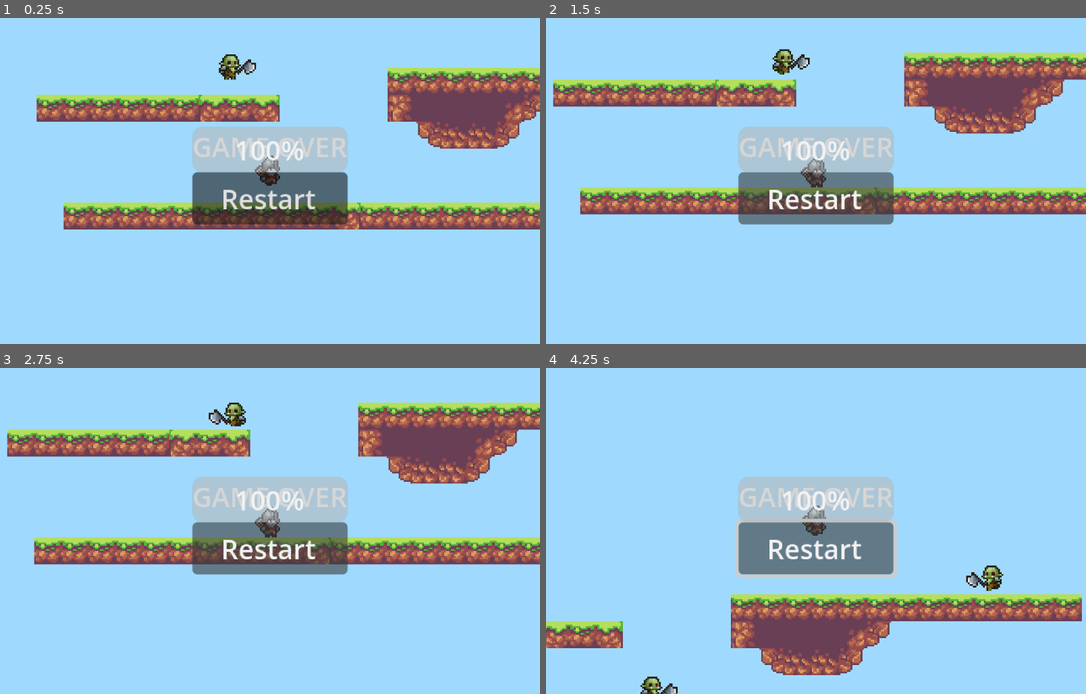
Above: before the commit, frames 1-4 (two rows, left to right).
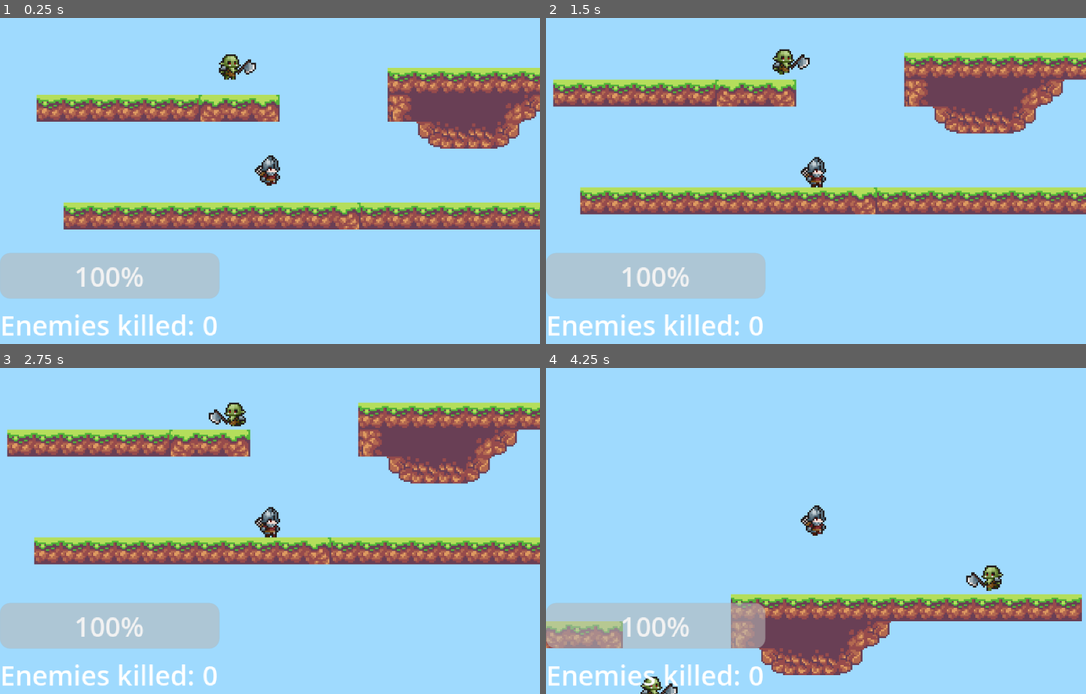
Above: after the commit, the same moments.

Repository: eugene-kotyashov/platformer-2d-godot
Game: Godot game, scene res://main_scene.tscn
The game is run twice, just before and just after one commit, with the same random seed, the same clock (stepped at 60 frames per second) and the same inputs.
Inputs (mouse positions are in pixels of both pictures, inside the frame that each line leads up to):
- Up to frame 1 (0.25 s): no input
- Up to frame 2 (1.5 s): click (816, 197) at 0.5 s, where only the run before the commit has a clickable "Restart"; click (816, 197) at 1.25 s, where only the run before the commit has a clickable "Restart"
- Up to frame 3 (2.75 s): click (270, 547) at 2 s, where only the run before the commit has a clickable "Restart"
- Up to frame 4 (4.25 s): tap Enter (ui_accept) at 2.75, 3.02, 3.77 s; hold A (attack) 2.78-3.53 s; hold Right (ui_right) from 2.78 s (still down); tap A (attack) at 3.6 s

The runs differ from the first frame. In frame 1, 15% of the frame differs, in the area x 0-65%, y 33-98%; in frame 2, 15%; in frame 3, 15%; in frame 4, 16%.

Commit message:
added game over screen, enemy kill count display

Diff:
--- a/character_controller.gd
+++ b/character_controller.gd
@@ -7,6 +7,7 @@
 var health: float
 
 signal health_changed
+signal death
 
 func get_attack_damage():
 	pass
--- a/enemy/enemy_controller.gd
+++ b/enemy/enemy_controller.gd
@@ -66,8 +66,10 @@
 		print(name, " is hit by ", hitter.name )
 		var incoming_damage = hitter.get_attack_damage()
 		health -= incoming_damage
+		if health <= 0:
+			emit_signal("death")
 		print(name, " received damage ",
-		incoming_damage, " health left ", health)
+		incoming_damage, " health ", health)
 		if health > 0:
 			state_machine.transition("hurt_state", true)
 		else:
--- a/main_scene.tscn
+++ b/main_scene.tscn
@@ -3,7 +3,8 @@
 [ext_resource type="PackedScene" uid="uid://desh00nq3piyw" path="res://enemy/enemy.tscn" id="1_gyfs4"]
 [ext_resource type="PackedScene" uid="uid://ddpkv74m0hoto" path="res://player/player.tscn" id="2_d5x1h"]
 [ext_resource type="Texture2D" uid="uid://u4ucqskeo23k" path="res://art/tileset.png" id="3_8mm7a"]
-[ext_resource type="Script" uid="uid://cacuhu6ctjsob" path="res://ui.gd" id="4_d5x1h"]
+[ext_resource type="Script" uid="uid://cacuhu6ctjsob" path="res://ui_status.gd" id="4_d5x1h"]
+[ext_resource type="Script" uid="uid://diu0xdcj5g6qx" path="res://ui_game_over.gd" id="5_8mm7a"]
 
 [sub_resource type="TileSetAtlasSource" id="TileSetAtlasSource_sb12i"]
 texture = ExtResource("3_8mm7a")
@@ -295,12 +296,13 @@
 position = Vector2(220, 8)
 shape = SubResource("WorldBoundaryShape2D_4ptq8")
 
-[node name="CanvasLayer" type="CanvasLayer" parent="." unique_id=1945028288 node_paths=PackedStringArray("player", "health_bar")]
-script = ExtResource("4_d5x1h")
+[node name="GameOverScreen" type="CanvasLayer" parent="." unique_id=1945028288 node_paths=PackedStringArray("button", "player")]
+visible = false
+script = ExtResource("5_8mm7a")
+button = NodePath("MarginContainer/CenterContainer/VBoxContainer/Button")
 player = NodePath("../Player")
-health_bar = NodePath("MarginContainer/ProgressBar")
-
-[node name="MarginContainer" type="MarginContainer" parent="CanvasLayer" unique_id=1257421500]
+
+[node name="MarginContainer" type="MarginContainer" parent="GameOverScreen" unique_id=1257421500]
 anchors_preset = 8
 anchor_left = 0.5
 anchor_top = 0.5
@@ -313,21 +315,52 @@
 grow_horizontal = 2
 grow_vertical = 2
 
-[node name="CenterContainer" type="CenterContainer" parent="CanvasLayer/MarginContainer" unique_id=1562999953]
-layout_mode = 2
-
-[node name="VBoxContainer" type="VBoxContainer" parent="CanvasLayer/MarginContainer/CenterContainer" unique_id=2118227212]
-layout_mode = 2
-
-[node name="Label" type="Label" parent="CanvasLayer/MarginContainer/CenterContainer/VBoxContainer" unique_id=1861343832]
+[node name="CenterContainer" type="CenterContainer" parent="GameOverScreen/MarginContainer" unique_id=1562999953]
+layout_mode = 2
+
+[node name="VBoxContainer" type="VBoxContainer" parent="GameOverScreen/MarginContainer/CenterContainer" unique_id=2118227212]
+layout_mode = 2
+
+[node name="Label" type="Label" parent="GameOverScreen/MarginContainer/CenterContainer/VBoxContainer" unique_id=1861343832]
 layout_mode = 2
 text = "GAME OVER"
 
-[node name="Button" type="Button" parent="CanvasLayer/MarginContainer/CenterContainer/VBoxContainer" unique_id=79496955]
+[node name="Button" type="Button" parent="GameOverScreen/MarginContainer/CenterContainer/VBoxContainer" unique_id=79496955]
 layout_mode = 2
 text = "Restart"
 
-[node name="ProgressBar" type="ProgressBar" parent="CanvasLayer/MarginContainer" unique_id=1258469745]
-layout_mode = 2
-
-[connection signal="health_changed" from="Player" to="CanvasLayer" method="_on_player_health_changed"]
+[node name="StatusScreen" type="CanvasLayer" parent="." unique_id=1967492462 node_paths=PackedStringArray("health_bar", "player")]
+script = ExtResource("4_d5x1h")
+health_bar = NodePath("MarginContainer/VBoxContainer/ProgressBar")
+player = NodePath("../Player")
+
+[node name="MarginContainer" type="MarginContainer" parent="StatusScreen" unique_id=1361112861]
+anchors_preset = 2
+anchor_top = 1.0
+anchor_bottom = 1.0
+offset_top = -54.0
+offset_right = 130.0
+grow_vertical = 0
+
+[node name="VBoxContainer" type="VBoxContainer" parent="StatusScreen/MarginContainer" unique_id=861507117]
+layout_mode = 2
+
+[node name="ProgressBar" type="ProgressBar" parent="StatusScreen/MarginContainer/VBoxContainer" unique_id=1258469745]
+layout_mode = 2
+
+[node name="HBoxContainer" type="HBoxContainer" parent="StatusScreen/MarginContainer/VBoxContainer" unique_id=1391200249]
+layout_mode = 2
+
+[node name="Label2" type="Label" parent="StatusScreen/MarginContainer/VBoxContainer/HBoxContainer" unique_id=972359811]
+layout_mode = 2
+text = "Enemies killed:"
+
+[node name="KillCounText" type="Label" parent="StatusScreen/MarginContainer/VBoxContainer/HBoxContainer" unique_id=1111629285]
+layout_mode = 2
+text = "0"
+
+[connection signal="death" from="Enemy2" to="StatusScreen" method="_on_enemy_death"]
+[connection signal="death" from="Enemy" to="StatusScreen" method="_on_enemy_death"]
+[connection signal="health_changed" from="Player" to="GameOverScreen" method="_on_player_health_changed"]
+[connection signal="health_changed" from="Player" to="StatusScreen" method="_on_player_health_changed"]
+[connection signal="pressed" from="GameOverScreen/MarginContainer/CenterContainer/VBoxContainer/Button" to="GameOverScreen" method="_on_restart_button_pressed"]
--- a/player/player_controller.gd
+++ b/player/player_controller.gd
@@ -7,7 +7,7 @@
 @onready var attack1_damage : float = 20
 
 
-#@onready var state_machine : StateMachine = $StateMachine
+
 var gravity: Vector2 = Vector2(0, 100)
 
 func get_attack_damage():
@@ -86,8 +86,10 @@
 		var incoming_damage = hitter.get_attack_damage()
 		health -= incoming_damage
 		emit_signal("health_changed")
+		if health <=0:
+			emit_signal("death")
 		print(name, " received damage ",
-		incoming_damage, " health left ", health)
+		incoming_damage, " health ", health)
 		if health > 0:
 			state_machine.transition("hurt_state", true)
 		else:
--- a/ui.gd
+++ /dev/null
@@ -1,9 +0,0 @@
-extends CanvasLayer
-
-@export var player: CharacterController
-@export var health_bar: ProgressBar
-
-func _on_player_health_changed():
-	if health_bar:
-		health_bar.value = 100* player.health / player.max_health
-	# print("ui: health changed")
--- /dev/null
+++ b/ui_game_over.gd
@@ -0,0 +1,13 @@
+extends CanvasLayer
+
+
+@export var button: Button
+@export var player: CharacterController
+
+func _on_player_health_changed():
+	visible = player.health <= 0
+
+
+func _on_restart_button_pressed() -> void:
+	get_tree().paused = false  # Unpause first
+	get_tree().reload_current_scene()  # Restarts main scene
--- /dev/null
+++ b/ui_status.gd
@@ -0,0 +1,17 @@
+extends CanvasLayer
+
+@export var health_bar: ProgressBar
+@export var player: CharacterController
+@onready var kill_count_text = $MarginContainer/VBoxContainer/HBoxContainer/KillCounText
+var enemy_kill_count = 0
+
+func _ready() -> void:
+	enemy_kill_count = 0
+
+func _on_player_health_changed():
+	visible = player.health > 0
+	health_bar.value = 100*player.health/player.max_health
+
+func _on_enemy_death() -> void:
+	enemy_kill_count += 1
+	kill_count_text.text = str(enemy_kill_count)
Not shown, added: ui_game_over.gd.uid
Renamed: ui.gd.uid -> ui_status.gd.uid
